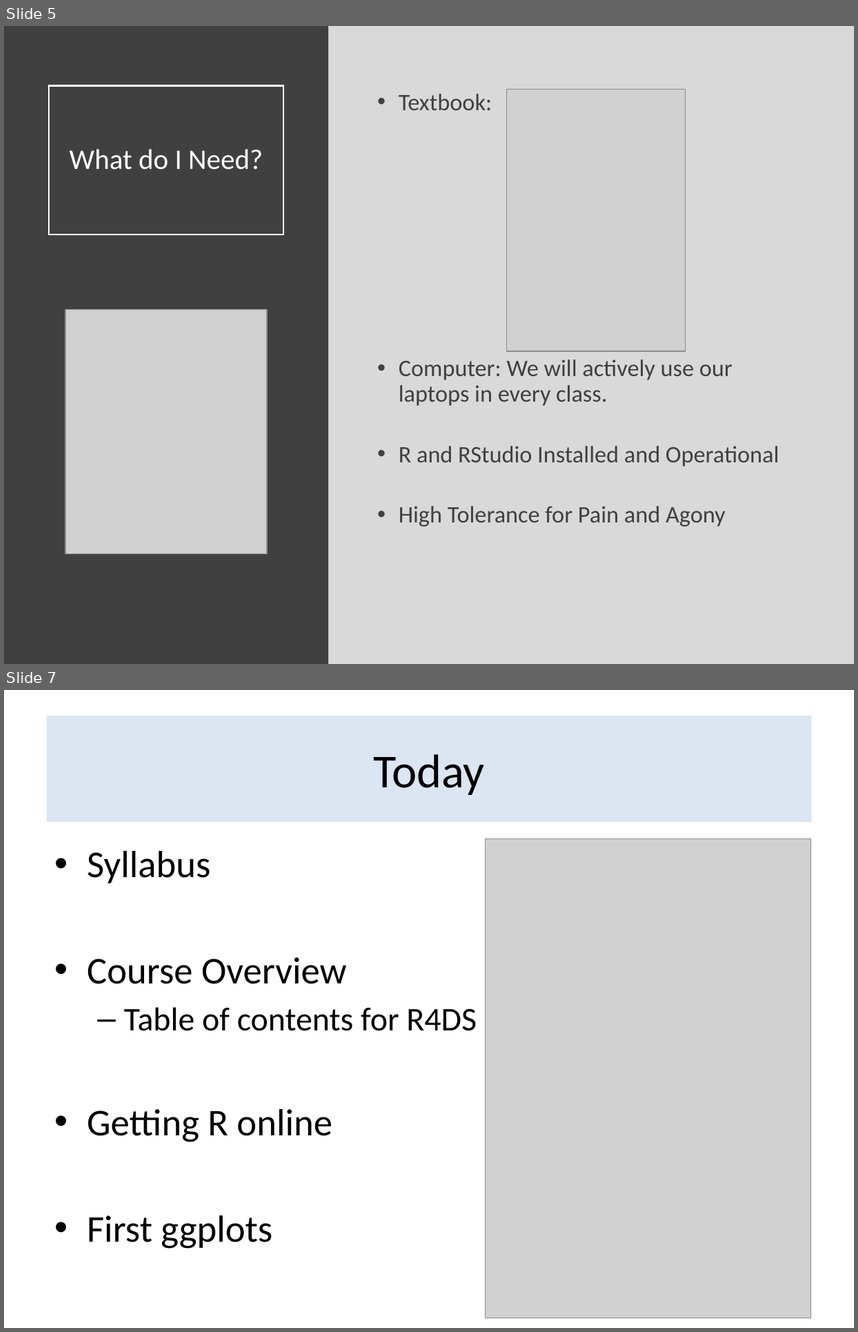
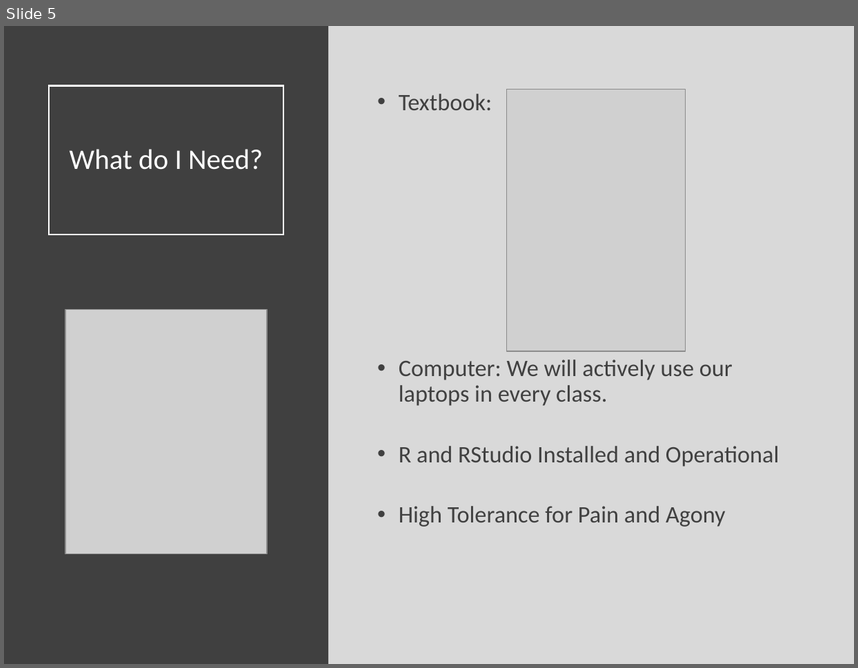
Before and after one commit to Yixf-Self/STOR320_WEBSITE, a slide deck: Lectures/Lecture 1/STOR 320 Lecture 1.pptx. Shown one above the other, each under a label of ours: slides 5 and 7 before the commit, slide 5 after it; the slides between them are not shown. The pictures are 858x1332 and 858x668 pixels, drawn with LibreOffice and Linux fonts; fonts in the diff are those of the drawing; grey boxes stand for pictures. Boxes give left, top, right and bottom in pixels: in the first picture for what was removed or moved away, otherwise in the second. Text is boxed around its words. In the diff, an @@ line names an element or a change of style, - is before the commit and + after.

```diff
--- a/Lectures/Lecture 1/STOR 320 Lecture 1.pptx
+++ b/Lectures/Lecture 1/STOR 320 Lecture 1.pptx
@@ slide 7 removed at (4, 690, 854, 1328), background #FFFFFF @@
@@ title removed at (47, 716, 811, 822) @@
-Today
@@ text removed at (87, 851, 477, 1248) @@
-• Syllabus
-• Course Overview
-  – Table of contents for R4DS
-• Getting R online
-• First ggplots
@@ picture removed at (485, 839, 811, 1317) @@
```
Also in this commit, not shown: 2 slides changed, 2 slides added, 1 other slide removed, 5 other files.
